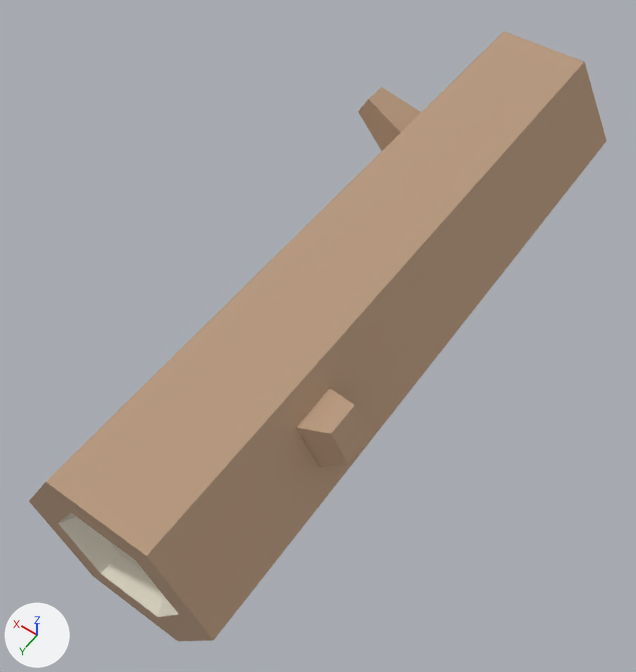
Renders of the glTF model example_game/world/props/log.prop/model.glb from each side of a commit.
One viewpoint serves both versions: a 50 mm lens placed at (-0.763, 1.24, 1.861), pointed at (0.027, 0.134, 0.124). Lighting does not change. The marker at lower left points along +X, +Y and +Z. The older version comes first. Vertices at exactly the same position are counted once.

The first picture shows 'model'.
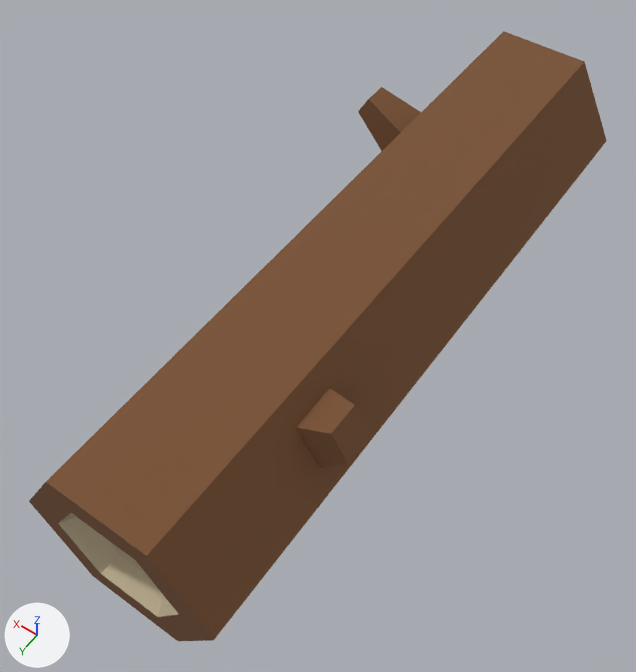
What differs and where, as boxes (x1, y1, x2, y2) in the pictures (636 x 672 px):
part 1 of me_model, recoloured (beige to brown): (29, 31, 607, 641) in both
part 2 of me_model, recoloured (pale yellow to beige): (58, 513, 178, 617) in both

What the commit changed:
me_model has 52 vertices, 100 faces and spans x -0.29..0.29, y -0.89..0.89, z -0.02..0.41.
me_model is used by ob_model.
me_model part 1: 68 faces centred in x -0.28..0.28, y -0.89..0.89, z -0.02..0.41 are repainted in the vertex colours; the middle colour goes from beige #b89a7f to brown #7a5335.
me_model part 2: 32 faces centred in x -0.15..0.11, y -0.87..0.87, z 0.06..0.33 are repainted in the vertex colours; the middle colour goes from pale yellow #dfd8c7 to beige #bdaf92.
